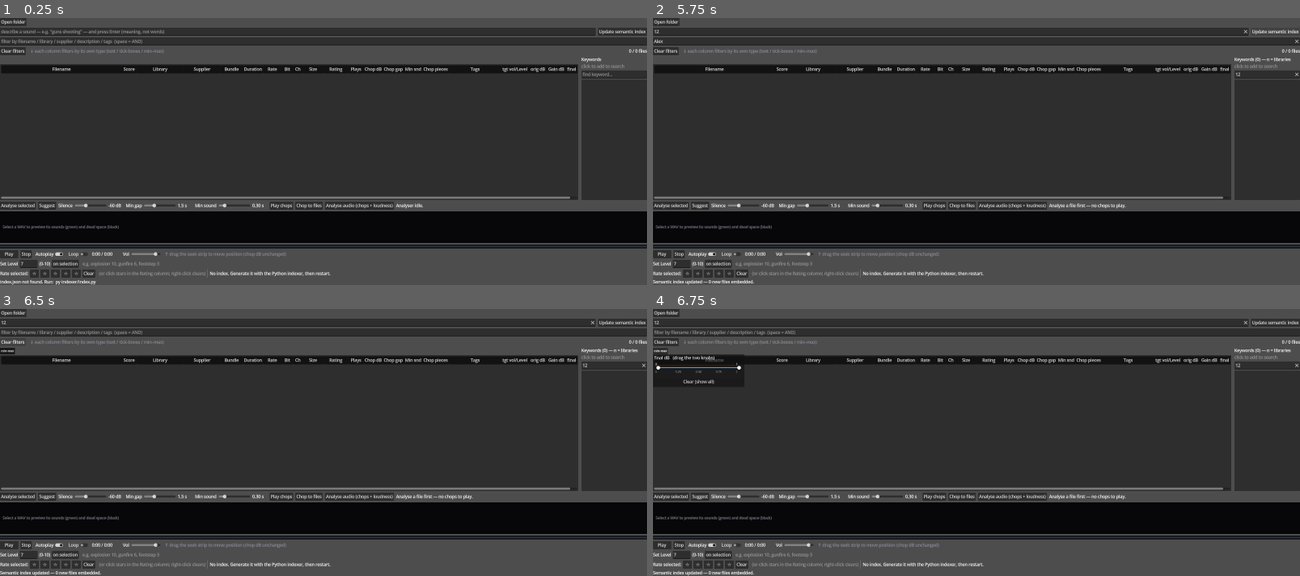
Above: before the commit, frames 1-4 (two rows, left to right).
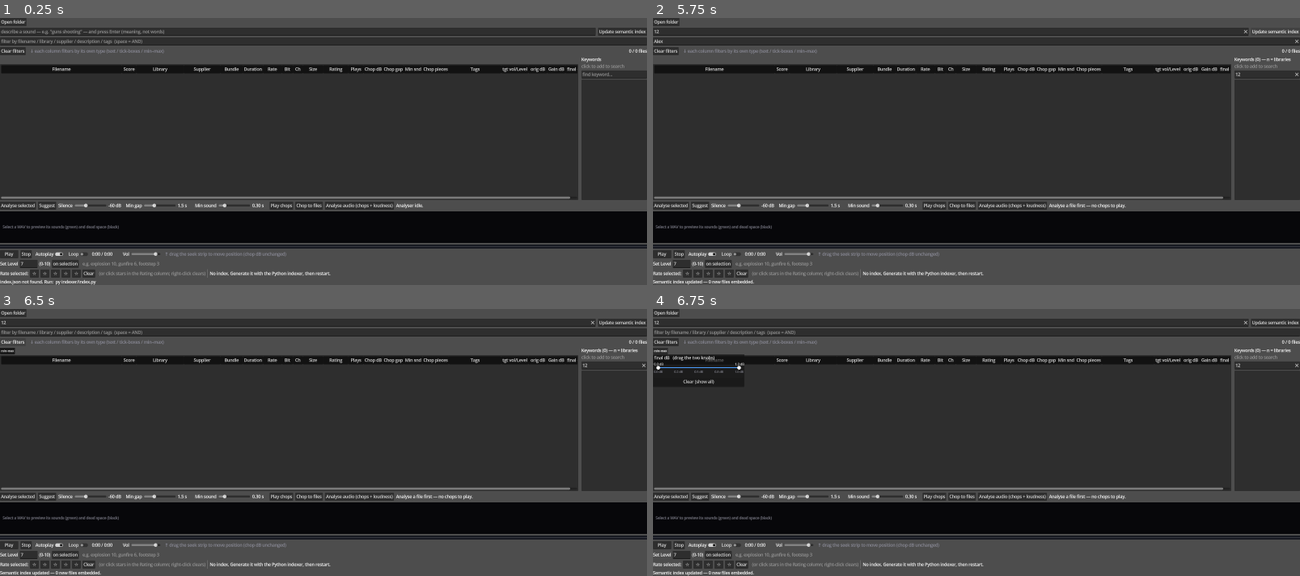
Above: after the commit, the same moments.

Repository: benedictcarter/sound_lib
Game: Godot game, scene res://main.tscn
The game is run twice, just before and just after one commit, with the same random seed, the same clock (stepped at 60 frames per second) and the same inputs.
Inputs (mouse positions are in pixels of both pictures, inside the frame that each line leads up to):
- Up to frame 1 (0.25 s): no input
- Up to frame 2 (5.75 s): click (950, 31) at 0.52 s; type "12" at 0.6 s; click (976, 42) at 0.75 s; type "Alex" at 0.83 s; click (1267, 74) at 0.98 s; type "12" at 1.07 s; click "Play chops" at 1.25 s; click "Play chops" at 2 s; click "Play" at 2.75 s; click "Play" at 3.5 s; click "Open folder" at 4.25 s; click "Update semantic index" at 5 s
- Up to frame 3 (6.5 s): click "Clear filters" at 5.75 s
- Up to frame 4 (6.75 s): click "min–max" at 6.5 s

Frames 1-3 are identical in both runs. In frame 4, less than 0.1% of the frame differs, in the area x 0-15%, y 20-24%.

Commit message:
Range slider: unit-aware labels per column (mm:ss, MB/KB, kHz, dB)
RangeSlider takes a column-aware fmt_value Callable; _fmt_col_value formats each
column in its own units (Duration mm:ss, Size MB/KB via _fmt_size, Rate kHz, dB
columns with 1dp + 'dB', Level/Score/counts appropriately), reusing the existing
display helpers. Knob labels, tick labels, and the column button all use it.

Co-Authored-By: Claude Opus 4.8 <noreply@anthropic.com>

Diff:
--- a/app/main.gd
+++ b/app/main.gd
@@ -220,6 +220,7 @@
 	var lo := 0.0
 	var hi := 1.0
 	var use_log := false
+	var fmt_value: Callable           # column-aware value -> String (mm:ss, MB, dB…)
 	var _drag := -1                    # 0 = lo knob, 1 = hi knob, -1 = none
 	const PAD := 16.0
 	const KNOB_R := 7.0
@@ -275,6 +276,9 @@
 		if a >= 100.0 or v == floor(v): return "%d" % int(round(v))
 		return "%.2f" % v
 
+	func _fmt(v: float) -> String:
+		return str(fmt_value.call(v)) if fmt_value.is_valid() else fmt(v)
+
 	func _draw() -> void:
 		var ty := TRACK_Y
 		var font := get_theme_default_font()
@@ -283,13 +287,13 @@
 		draw_circle(Vector2(_v2x(lo), ty), KNOB_R, Color(1, 1, 1))
 		draw_circle(Vector2(_v2x(hi), ty), KNOB_R, Color(1, 1, 1))
 		# current selected values above the knobs
-		draw_string(font, Vector2(_v2x(lo) - 12, ty - 9), fmt(lo), HORIZONTAL_ALIGNMENT_LEFT, -1, 12)
-		draw_string(font, Vector2(_v2x(hi) - 12, ty - 9), fmt(hi), HORIZONTAL_ALIGNMENT_LEFT, -1, 12)
+		draw_string(font, Vector2(_v2x(lo) - 16, ty - 9), _fmt(lo), HORIZONTAL_ALIGNMENT_LEFT, -1, 12)
+		draw_string(font, Vector2(_v2x(hi) - 16, ty - 9), _fmt(hi), HORIZONTAL_ALIGNMENT_LEFT, -1, 12)
 		# data-scale ticks below
 		for i in 5:
 			var t := i / 4.0
-			draw_string(font, Vector2(PAD + t * (size.x - 2.0 * PAD) - 12.0, ty + 20.0),
-				fmt(_t2v(t)), HORIZONTAL_ALIGNMENT_LEFT, -1, 11, Color(0.6, 0.6, 0.65))
+			draw_string(font, Vector2(PAD + t * (size.x - 2.0 * PAD) - 16.0, ty + 20.0),
+				_fmt(_t2v(t)), HORIZONTAL_ALIGNMENT_LEFT, -1, 11, Color(0.6, 0.6, 0.65))
 
 # ----- data ----------------------------------------------------------------
 var _all: Array = []          # all records (Dictionaries)
@@ -1015,6 +1019,7 @@
 	var clo := float(_filter_min.get(col, dlo))
 	var chi := float(_filter_max.get(col, dhi))
 	var uselog: bool = dlo > 0.0 and dhi / maxf(dlo, 1e-9) > 100.0
+	_num_slider.fmt_value = _fmt_col_value.bind(col)   # mm:ss / MB / dB per column
 	_num_slider.setup(dlo, dhi, clo, chi, uselog)
 	var gp := btn.get_screen_position()
 	_num_popup.position = Vector2i(int(gp.x), int(gp.y + btn.size.y))
@@ -1053,8 +1058,8 @@
 	var b: Variant = _colfilters.get(col)
 	if b is Button:
 		var active: bool = _filter_min.has(col) or _filter_max.has(col)
-		b.text = ("%s–%s" % [RangeSlider.fmt(_filter_min.get(col, 0.0)),
-			RangeSlider.fmt(_filter_max.get(col, 0.0))]) if active else "min–max"
+		b.text = ("%s–%s" % [_fmt_col_value(float(_filter_min.get(col, 0.0)), col),
+			_fmt_col_value(float(_filter_max.get(col, 0.0)), col)]) if active else "min–max"
 
 
 # Position each filter control over its column, using the Tree's ACTUAL drawn
@@ -3305,3 +3310,17 @@
 	if mb >= 1.0:
 		return "%.1f MB" % mb
 	return "%.0f KB" % (float(b) / 1024.0)
+
+
+# Format a numeric value in a column's own units (for the range slider + button).
+func _fmt_col_value(v: float, col: int) -> String:
+	match col:
+		COL_DURATION: return _fmt_time(v)                 # mm:ss
+		COL_SIZE: return _fmt_size(v)                     # bytes -> MB/KB
+		COL_RATE: return _fmt_rate(v)                     # Hz -> kHz
+		COL_CHOP_GAP, COL_CHOP_SND: return "%.2fs" % v
+		COL_LOUDNESS, COL_GAIN_DB, COL_FINAL_DB, COL_CHOP_DB: return "%.1f dB" % v
+		COL_SCORE: return "%.2f" % v
+		COL_LEVEL: return "%.1f" % v
+		COL_BIT, COL_CH, COL_RATING, COL_PLAYS, COL_CHOP_N: return "%d" % int(round(v))
+	return RangeSlider.fmt(v)
